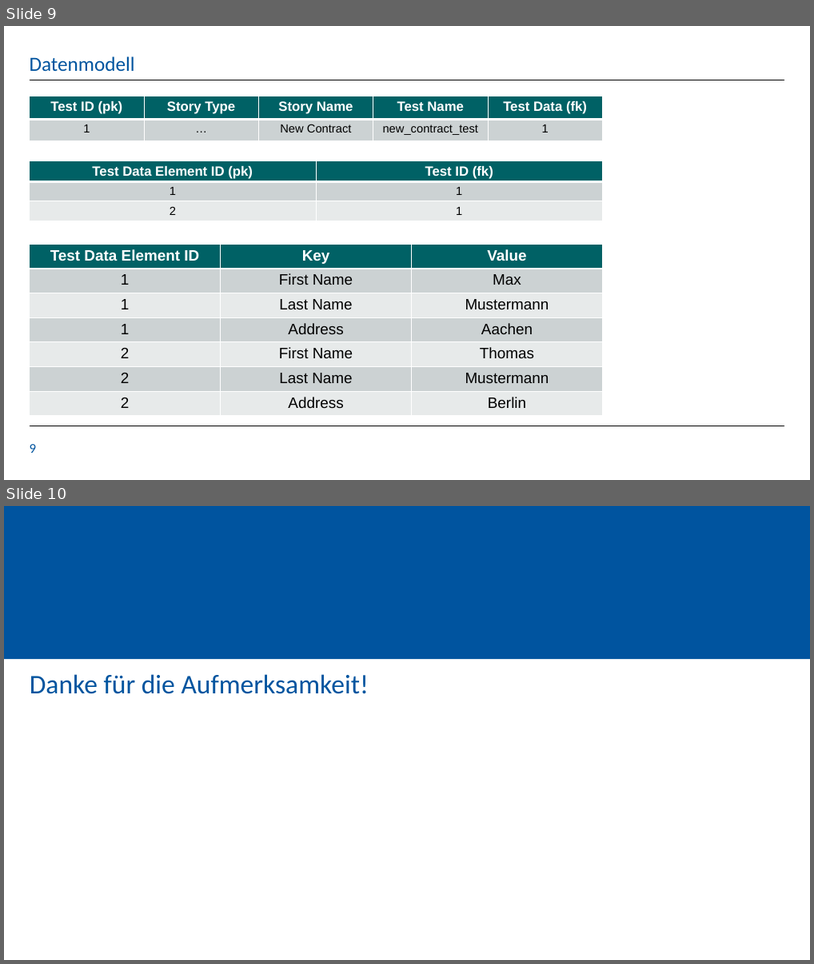
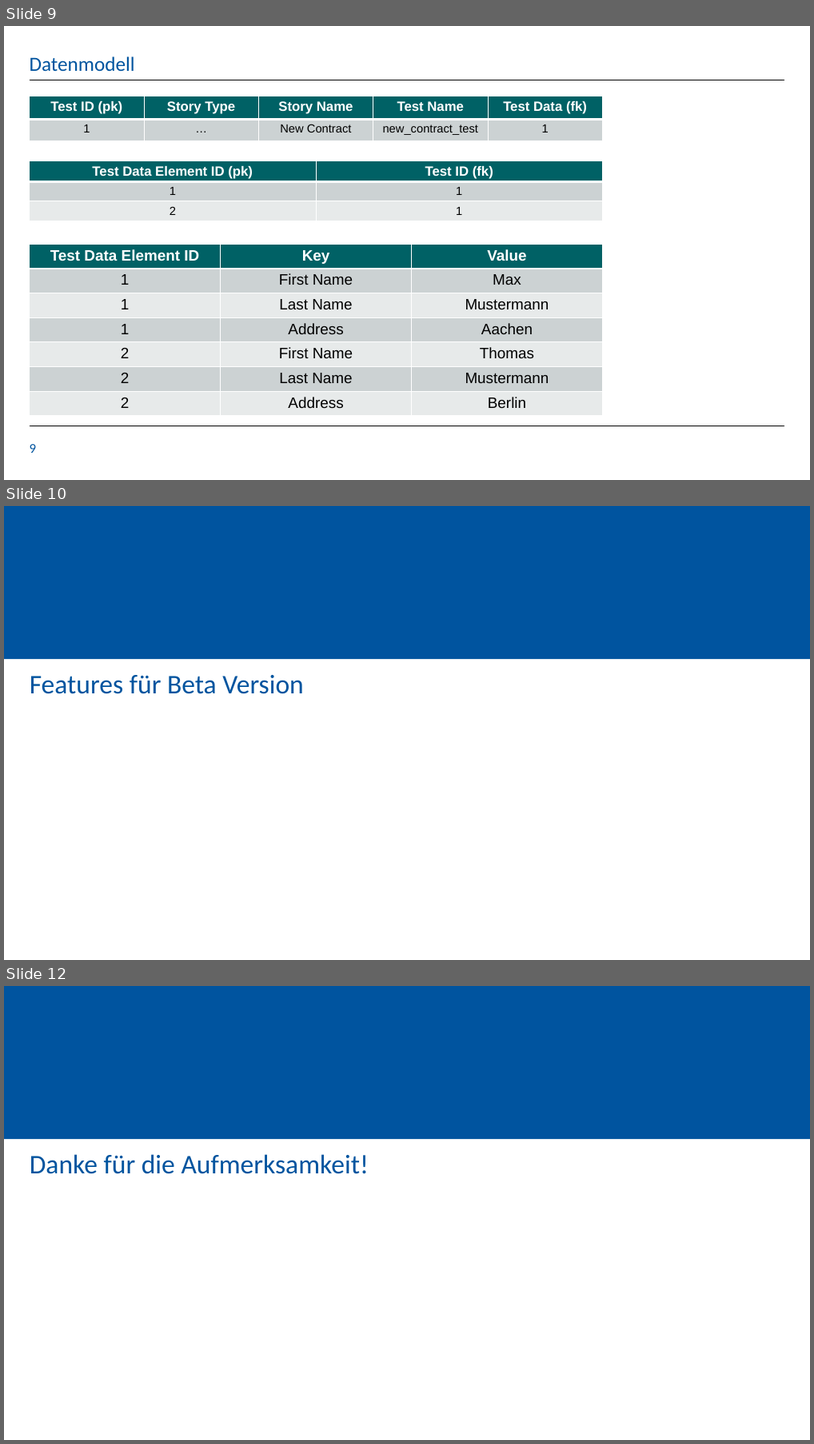
Before and after one commit to KaloyanT/gdis_test_suite, a slide deck: orga/Sprint_4_Presentation(Alpha).pptx. Shown one above the other, each under a label of ours: slides 9 and 10 before the commit, slides 9, 10 and 12 after it; the slides between them are not shown. The pictures are 814x964 and 814x1444 pixels, drawn with LibreOffice and Linux fonts; fonts in the diff are those of the drawing; background and template pictures are left out. Boxes give left, top, right and bottom in pixels: in the first picture for what was removed or moved away, otherwise in the second. Text is boxed around its words. In the diff, an @@ line names an element or a change of style, - is before the commit and + after.

```diff
--- a/orga/Sprint_4_Presentation(Alpha).pptx
+++ b/orga/Sprint_4_Presentation(Alpha).pptx
@@ slide 10 added at box(4, 506, 810, 960), background #FFFFFF; not listed: 1 template element that a slide beside it also shows @@
@@ title added at box(30, 675, 303, 694), 32 pt, text #00549F @@
+Features für Beta Version
@@ what was slide 10 is now slide 12 @@
```
Also in this commit, not shown: 1 other slide added.
